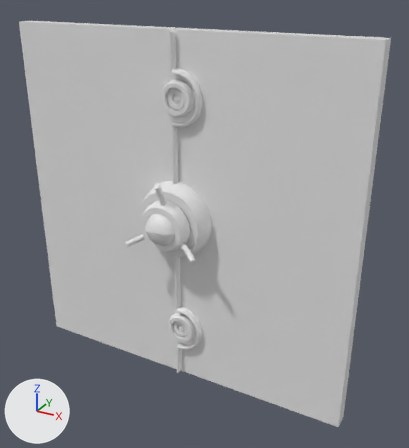
The Blender file CosmicDoorCombined.blend, before and after one commit.
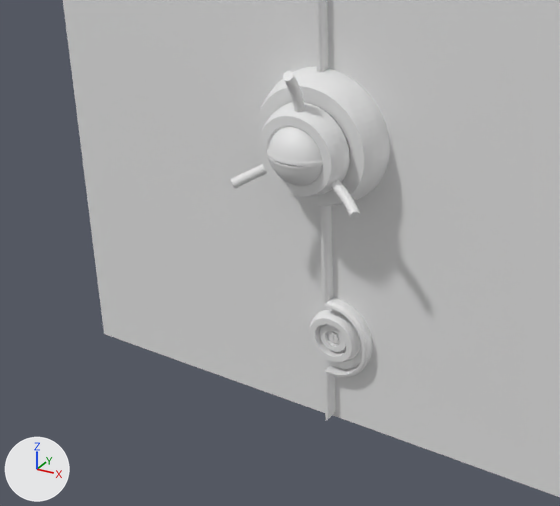
Each version is shown whole from a 50 mm camera at (5.01, -4.94, 4.47) aimed at (2.28, 0.04, 1.98), then close up on the part from 0% to 74% of the width and 32% to 94% of the height. Every picture has the same lights, and +X, +Y and +Z are marked at lower left.

The older version as bpy lines, for what is in view:
```python
ob_eyelids = bpy.data.objects.new('Eyelids', me_sphere_007)
ob_eyelids.location = (2.012, -0.394, 2.042)
ob_eyelids.scale = (0.921, 0.759, 0.973)
ob_handle = bpy.data.objects.new('Handle', me_cylinder_004)
ob_handle.location = (2.014, -0.401, 2.389)
ob_handle.rotation_euler = (-0.317, 0.0, 3.142)  # degrees (-18, 0, 180)
ob_handle.scale = (0.0306, 0.0306, 0.165)
ob_handle_001 = bpy.data.objects.new('Handle.001', me_cylinder_005)
ob_handle_001.location = (2.296, -0.401, 1.868)
ob_handle_001.rotation_euler = (-0.317, -2.094, 3.142)  # degrees (-18, -120, 180)
ob_handle_001.scale = (0.0306, 0.0306, 0.165)
ob_handle_002 = bpy.data.objects.new('Handle.002', me_cylinder_006)
ob_handle_002.location = (1.724, -0.401, 1.868)
ob_handle_002.rotation_euler = (-0.317, -4.189, 3.142)  # degrees (-18, -240, 180)
ob_handle_002.scale = (0.0306, 0.0306, 0.165)
ob_housing = bpy.data.objects.new('Housing', me_sphere_004)
ob_housing.location = (2.011, -0.183, 2.044)
ob_housing.scale = (2.15, 2.16, 2.15)
ob_turninghousing = bpy.data.objects.new('TurningHousing', me_sphere_001)
ob_turninghousing.location = (2.011, -0.372, 2.044)
ob_turninghousing.scale = (1.42, 1.43, 1.42)
# also in view: 'LeftDoor' at (1.15, 0.0, 2.0); 'RightDoor' at (3.0, -0.03, 2.0); 'SmallLock' at (2.05, -0.13, 0.65)
```
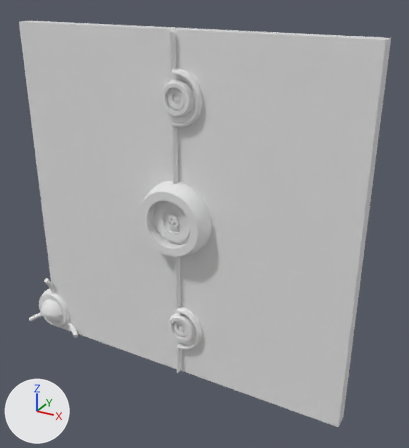
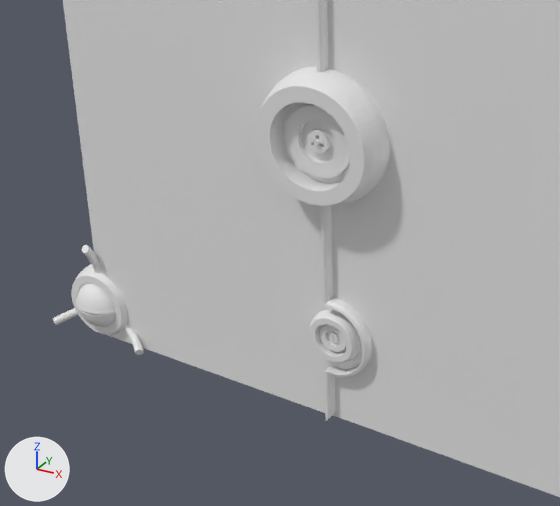
Patch to the scene script:
```diff
--- a/CosmicDoorCombined.blend.py
+++ b/CosmicDoorCombined.blend.py
@@ ob_handle @@
 ob_handle = bpy.data.objects.new('Handle', me_cylinder_004)
-ob_handle.location = (2.014, -0.401, 2.389)
+ob_handle.location = (0.004, -0.096, 0.623)
 ob_handle.rotation_euler = (-0.317, 0.0, 3.142)  # degrees (-18, 0, 180)
@@ ob_turninghousing @@
 ob_turninghousing = bpy.data.objects.new('TurningHousing', me_sphere_001)
-ob_turninghousing.location = (2.011, -0.372, 2.044)
+ob_turninghousing.location = (0.0, -0.067, 0.277)
 ob_turninghousing.scale = (1.42, 1.43, 1.42)
@@ ob_eyelids @@
 ob_eyelids = bpy.data.objects.new('Eyelids', me_sphere_007)
-ob_eyelids.location = (2.012, -0.394, 2.042)
+ob_eyelids.location = (0.001, -0.089, 0.275)
 ob_eyelids.scale = (0.921, 0.759, 0.973)
@@ ob_handle_001 @@
 ob_handle_001 = bpy.data.objects.new('Handle.001', me_cylinder_005)
-ob_handle_001.location = (2.296, -0.401, 1.868)
+ob_handle_001.location = (0.286, -0.096, 0.101)
 ob_handle_001.rotation_euler = (-0.317, -2.094, 3.142)  # degrees (-18, -120, 180)
@@ ob_handle_002 @@
 ob_handle_002 = bpy.data.objects.new('Handle.002', me_cylinder_006)
-ob_handle_002.location = (1.724, -0.401, 1.868)
+ob_handle_002.location = (-0.287, -0.096, 0.101)
 ob_handle_002.rotation_euler = (-0.317, -4.189, 3.142)  # degrees (-18, -240, 180)
```

What differs and where, as boxes (x1, y1, x2, y2) in the close-ups (560 x 506 px):
'TurningHousing', moved: before (259, 102, 350, 197); after (71, 264, 128, 334)
'Eyelids', moved: before (267, 127, 323, 186); after (76, 284, 116, 327)
'Handle.001', moved: before (330, 180, 361, 219); after (123, 325, 144, 355)
'Handle', moved: before (283, 71, 305, 112); after (82, 245, 99, 273)
'Handle.002', moved: before (230, 164, 267, 188); after (53, 308, 78, 325)
'Cylinder.007', unchanged, uncovered by the edit: before (312, 104, 350, 164); after (285, 104, 350, 178)
